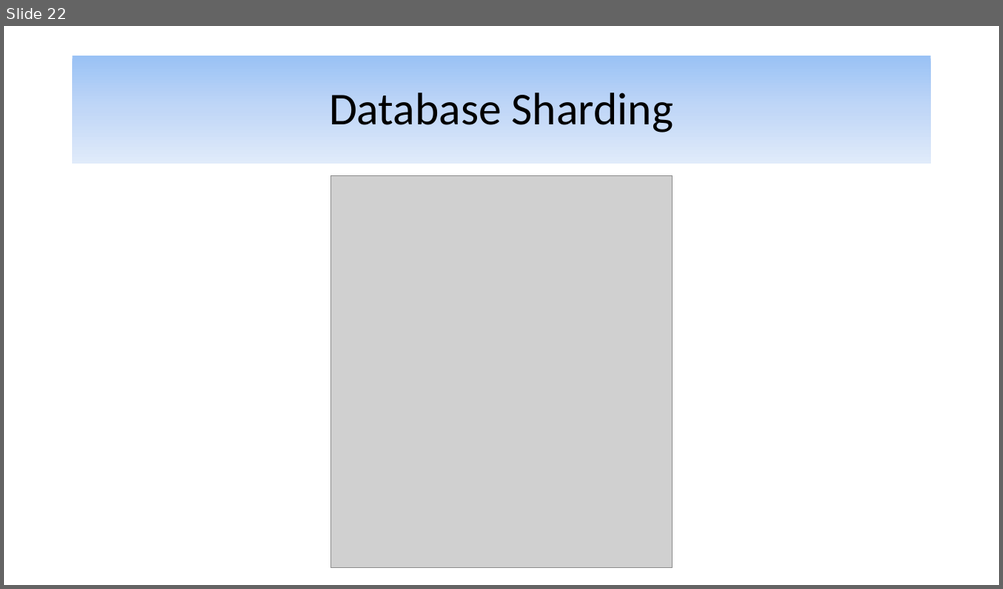
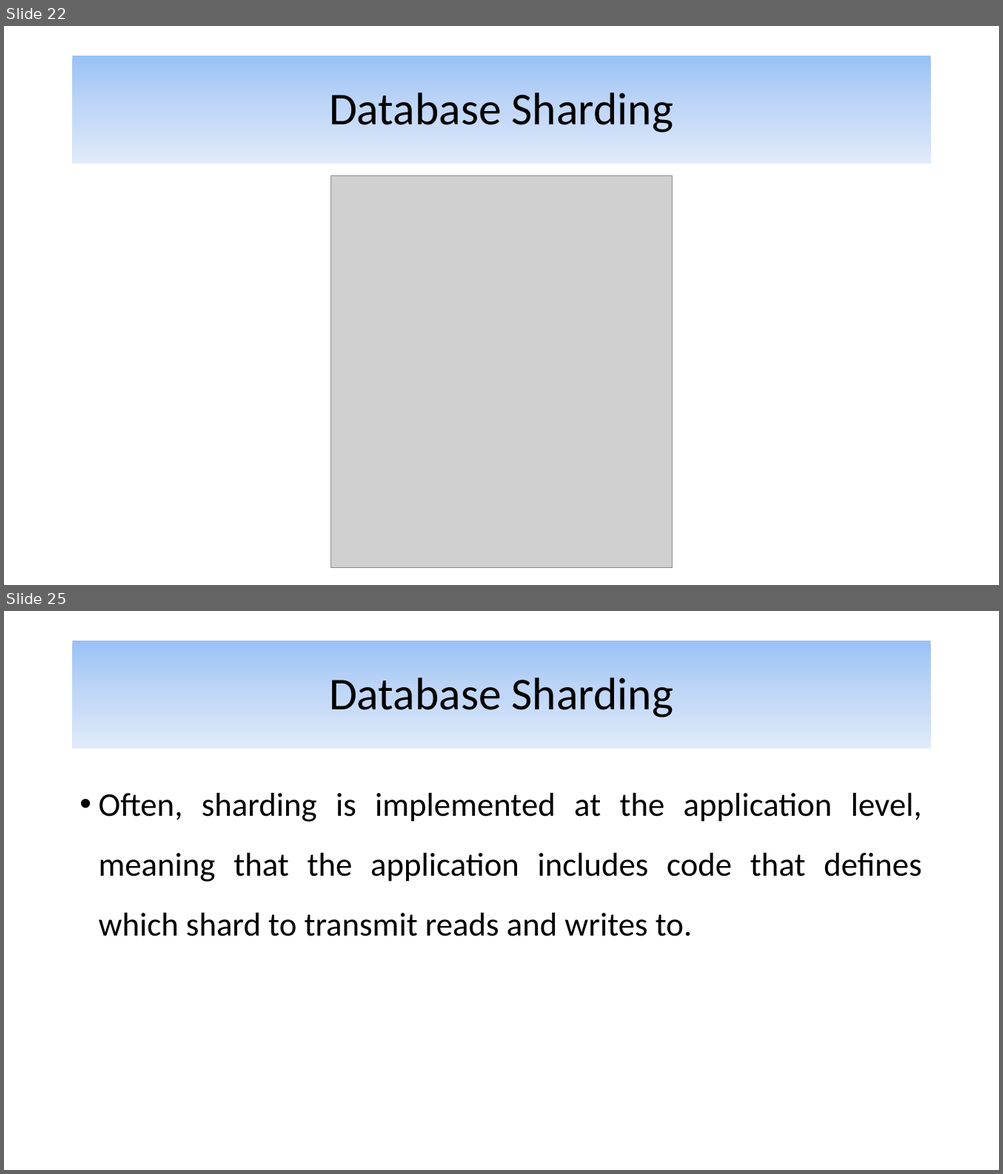
Before and after one commit to alijfri99/presentations, a slide deck: Advanced DBMS Presentation.pptx. Shown one above the other, each under a label of ours: slide 22 before the commit, slides 22 and 25 after it; the slides between them are not shown. The pictures are 1003x589 and 1003x1174 pixels, drawn with LibreOffice and Linux fonts; fonts in the diff are those of the drawing; grey boxes stand for pictures. Boxes give left, top, right and bottom in pixels: in the first picture for what was removed or moved away, otherwise in the second. Text is boxed around its words. In the diff, an @@ line names an element or a change of style, - is before the commit and + after.

Commit message:
Finished key-based sharding

```diff
--- a/Advanced DBMS Presentation.pptx
+++ b/Advanced DBMS Presentation.pptx
@@ slide 25 added at box(4, 611, 999, 1170), background #FFFFFF @@
@@ title added at box(73, 641, 930, 749), fill gradient #9AC3F5 to #C2D8F8 to #E1EBFB, 44 pt, text #000000 @@
+Database Sharding
@@ text added at box(99, 793, 922, 937), 32 pt, text #000000 @@
+• Often, sharding is implemented at the application level, meaning that the application includes code that defines which shard to transmit reads and writes to.
```
Also in this commit, not shown: 12 other slides added, 1 slide removed.
